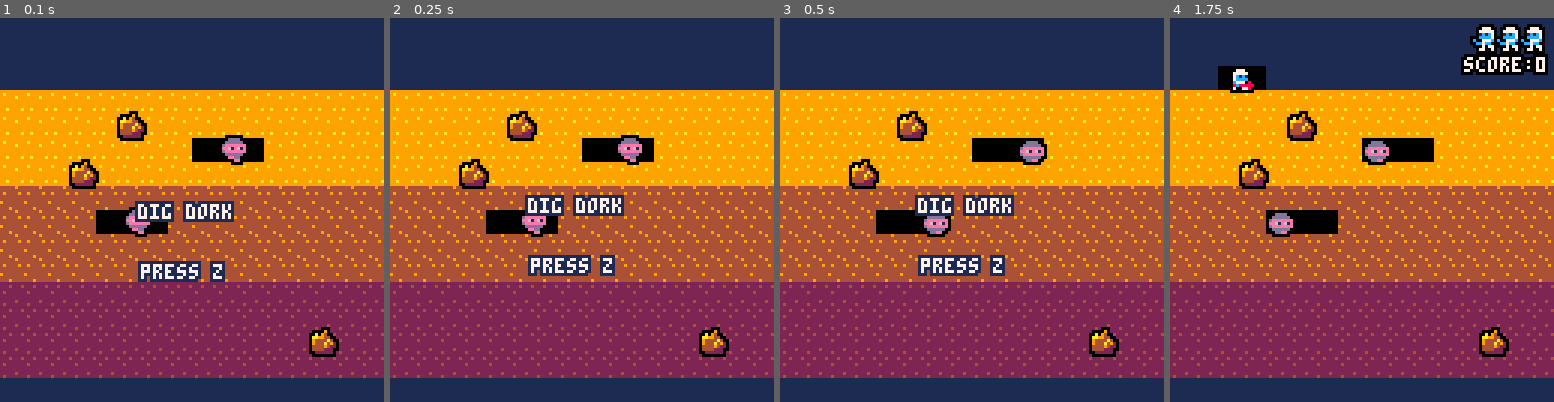
Above: before the commit, frames 1-4 (left to right).
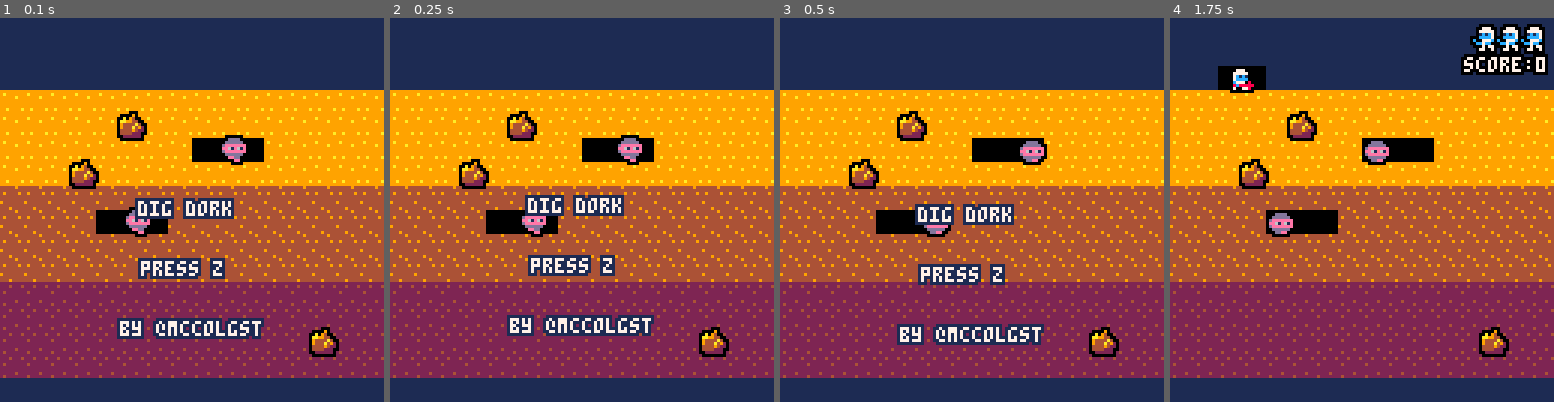
Above: after the commit, the same moments.

Repository: PlumpMath/digdugdemake
Game: PICO-8 cartridge digdug.p8
Two runs of this game, one before a commit and one after it. Both use one fixed random seed, a clock stepped at 60 frames per second and the inputs below.
Inputs:
- Up to frame 1 (0.1 s): no input
- Up to frame 2 (0.25 s): no input
- Up to frame 3 (0.5 s): tap X (X key) at 0.33 s
- Up to frame 4 (1.75 s): tap O (Z key) at 0.7, 1.7 s; tap X (X key) at 1.07 s; hold Right from 1.6 s (still down)

The runs differ from the first frame. In frame 1, 3.4% of the frame differs, in the area x 30-69%, y 46-84%; in frame 2, 1.9%; in frame 3, 4.4%, in the area x 30-69%, y 46-86%; in frame 4, nothing differs.

Commit message:
add sfx - finish for jam

Diff:
--- a/digdug.p8
+++ b/digdug.p8
@@ -33,6 +33,8 @@
 score = 0
 level = 0
 cam = {x=0, y=0, dx=0, dy=0}
+
+music(0)
 
 function reset_game()
   _init()
@@ -215,9 +217,12 @@
         stop_firing()
       elseif check_hook_collision_enemy() then
         player.rope_speed=0
+      else
+        sfx(30)
       end
       enemy_idx = find_attached_enemy()
       if btnp(4) and enemy_idx then
+        sfx(31)
         enemies[enemy_idx].pumps+=1
       end
     else
@@ -248,6 +253,7 @@
         player.dying=true
         player.dx=0 player.dy=0
         create_fx(player.x, player.y)
+        sfx(32)
         del(enemies, enemy)
 
       end
@@ -291,6 +297,7 @@
 
     pretty_print("dig dork", 46, 128/2)
     pretty_print("press z", 47, 168/2)
+    pretty_print("by @mccolgst", 40, 104)
   elseif mode == 2 then
     -- endgame screen
     pretty_print("game over", 46, 128/2)
@@ -557,6 +564,7 @@
   rock.dy=0
   if rock.ttf > 0 and not fget(mget(flr((rock.x/8)), flr((rock.y+8)/8)), 0) then
     rock.ttf-=1
+    sfx(33)
   end
   if rock.ttf==0 then
     if not fget(mget(flr((rock.x/8)), flr((rock.y+8)/8)), 0) then
@@ -569,11 +577,13 @@
           enemy.sprite = 40+(enemy.pumps*2) - 2
           enemy.dying=true
           create_fx(enemy.x, enemy.y)
+          sfx(32)
           score+=1000
         end
       end
     else
       rock.ttf=30
+      sfx(32)
     end
   end
   rock.y+=rock.dy
@@ -601,6 +611,7 @@
         --del(enemies, enemy)
         enemy.dying=true
         create_fx(enemy.x, enemy.y)
+        sfx(32)
         score+=200
         stop_firing()
       end
Not shown, changed: the music (__music__) section of digdug.p8
Not shown, changed: the sound effects (__sfx__) section of digdug.p8
